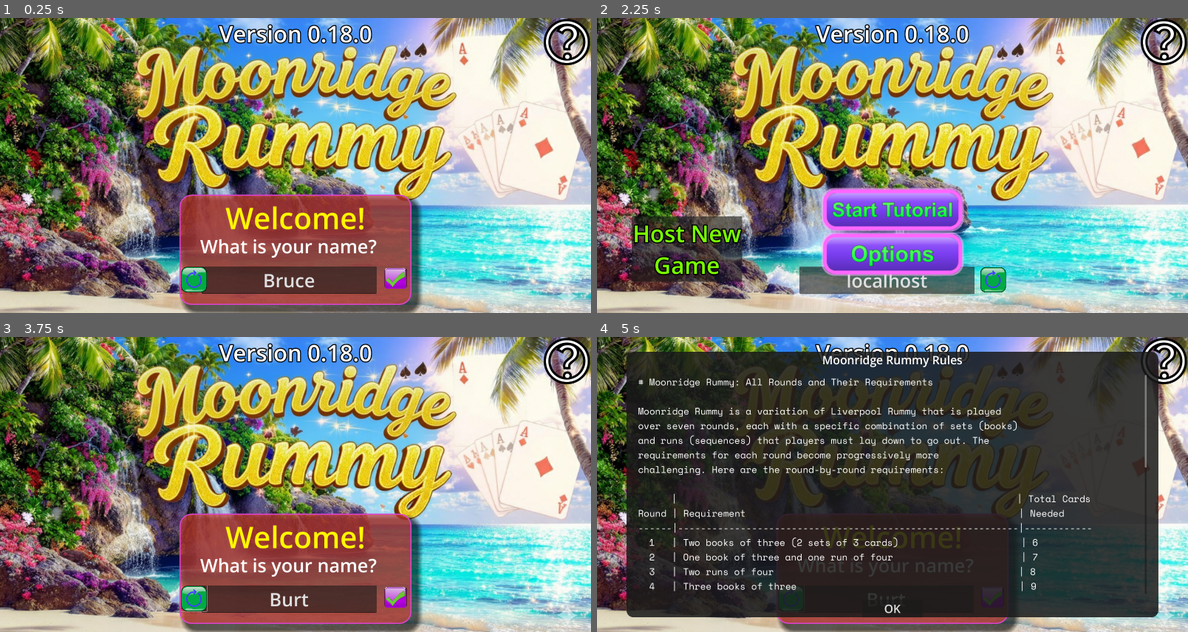
Above: before the commit, frames 1-4 (two rows, left to right).
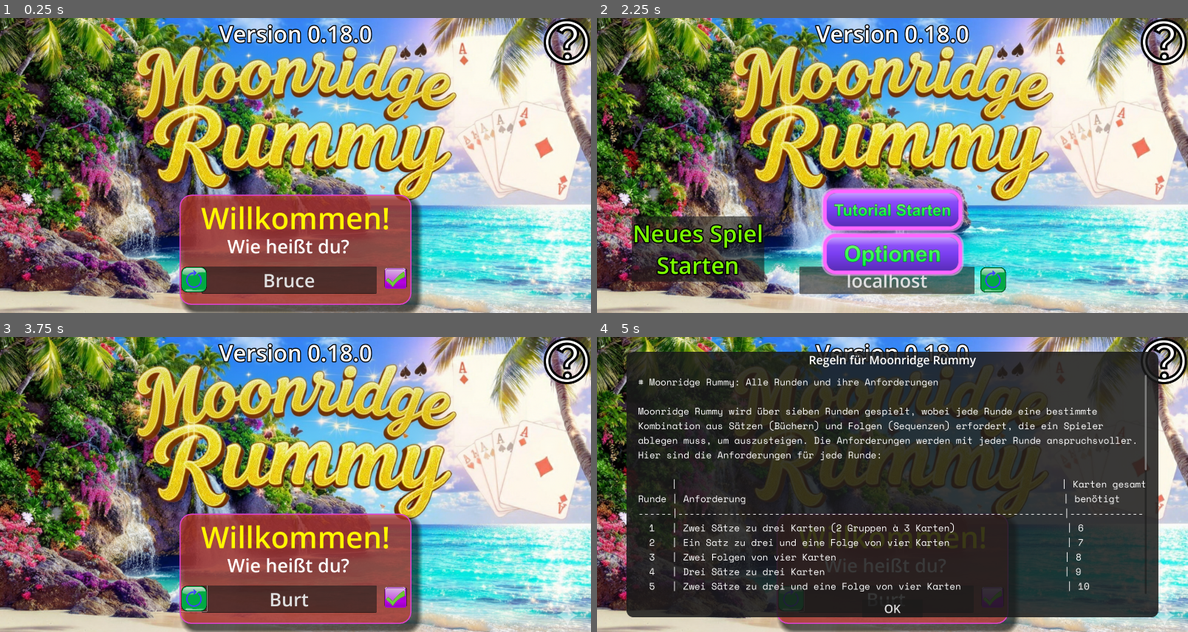
Above: after the commit, the same moments.

Repository: gmlewis/godot-liverpool-rummy
Game: Godot game, scene res://scenes/title_page_ui.tscn
Same seed, same stepped clock (60 frames per second), same inputs: the game is played once before the commit and once after it.
Inputs (mouse positions are in pixels of both pictures, inside the frame that each line leads up to):
- Up to frame 1 (0.25 s): no input
- Up to frame 2 (2.25 s): click (992, 277) at 0.5 s; click "Host New Game" (after the commit: "Neues Spiel Starten") at 1.25 s; click (992, 277) at 2 s
- Up to frame 3 (3.75 s): click "Host New Game" (after the commit: "Neues Spiel Starten") at 2.75 s; click (195, 599) at 3.5 s
- Up to frame 4 (5 s): click (1164, 360) at 4.25 s

The runs differ from the first frame. In frame 1, 1.9% of the frame differs, in the area x 33-66%, y 63-82%; in frame 2, 3.4%; in frame 3, 1.9%; in frame 4, 7.9%, in the area x 7-93%, y 6-87%.

Commit message:
Build German version
Signed-off-by: Glenn Lewis <6598971+gmlewis@users.noreply.github.com>

Diff:
--- a/global.gd
+++ b/global.gd
@@ -87,7 +87,7 @@
 const MELD_AREA_2_RIGHT_PERCENT = 0.666 * MELD_AREA_RIGHT_PERCENT # 33.3% across the screen
 
 # This game can be compiled in different languages (currently, only 'en' or 'de').
-const LANGUAGE = 'en' # 'en', 'fr', 'de', 'jp', etc.
+const LANGUAGE = 'de' # 'en', 'fr', 'de', 'jp', etc.
 
 func _ready():
 	_initialize_from_command_line_args()
Not shown, changed: export_presets.cfg
Renamed: ios/liverpool-rummy-english/Images.xcassets/AppIcon.appiconset/Contents.json -> ios/liverpool-rummy-german/Images.xcassets/AppIcon.appiconset/Contents.json
Renamed: ios/liverpool-rummy-english/Images.xcassets/AppIcon.appiconset/Icon-1024.png -> ios/liverpool-rummy-german/Images.xcassets/AppIcon.appiconset/Icon-1024.png
Renamed: ios/liverpool-rummy-english/Images.xcassets/AppIcon.appiconset/Icon-1024_dark.png -> ios/liverpool-rummy-german/Images.xcassets/AppIcon.appiconset/Icon-1024_dark.png
Renamed: ios/liverpool-rummy-english/Images.xcassets/AppIcon.appiconset/Icon-1024_tinted.png -> ios/liverpool-rummy-german/Images.xcassets/AppIcon.appiconset/Icon-1024_tinted.png
Renamed: ios/liverpool-rummy-english/Images.xcassets/AppIcon.appiconset/Icon-114.png -> ios/liverpool-rummy-german/Images.xcassets/AppIcon.appiconset/Icon-114.png
Renamed: ios/liverpool-rummy-english/Images.xcassets/AppIcon.appiconset/Icon-114_dark.png -> ios/liverpool-rummy-german/Images.xcassets/AppIcon.appiconset/Icon-114_dark.png
Renamed: ios/liverpool-rummy-english/Images.xcassets/AppIcon.appiconset/Icon-114_tinted.png -> ios/liverpool-rummy-german/Images.xcassets/AppIcon.appiconset/Icon-114_tinted.png
Renamed: ios/liverpool-rummy-english/Images.xcassets/AppIcon.appiconset/Icon-120-1.png -> ios/liverpool-rummy-german/Images.xcassets/AppIcon.appiconset/Icon-120-1.png
Renamed: ios/liverpool-rummy-english/Images.xcassets/AppIcon.appiconset/Icon-120-1_dark.png -> ios/liverpool-rummy-german/Images.xcassets/AppIcon.appiconset/Icon-120-1_dark.png
Renamed: ios/liverpool-rummy-english/Images.xcassets/AppIcon.appiconset/Icon-120-1_tinted.png -> ios/liverpool-rummy-german/Images.xcassets/AppIcon.appiconset/Icon-120-1_tinted.png
Renamed: ios/liverpool-rummy-english/Images.xcassets/AppIcon.appiconset/Icon-120.png -> ios/liverpool-rummy-german/Images.xcassets/AppIcon.appiconset/Icon-120.png
(and 59 more such lines)
